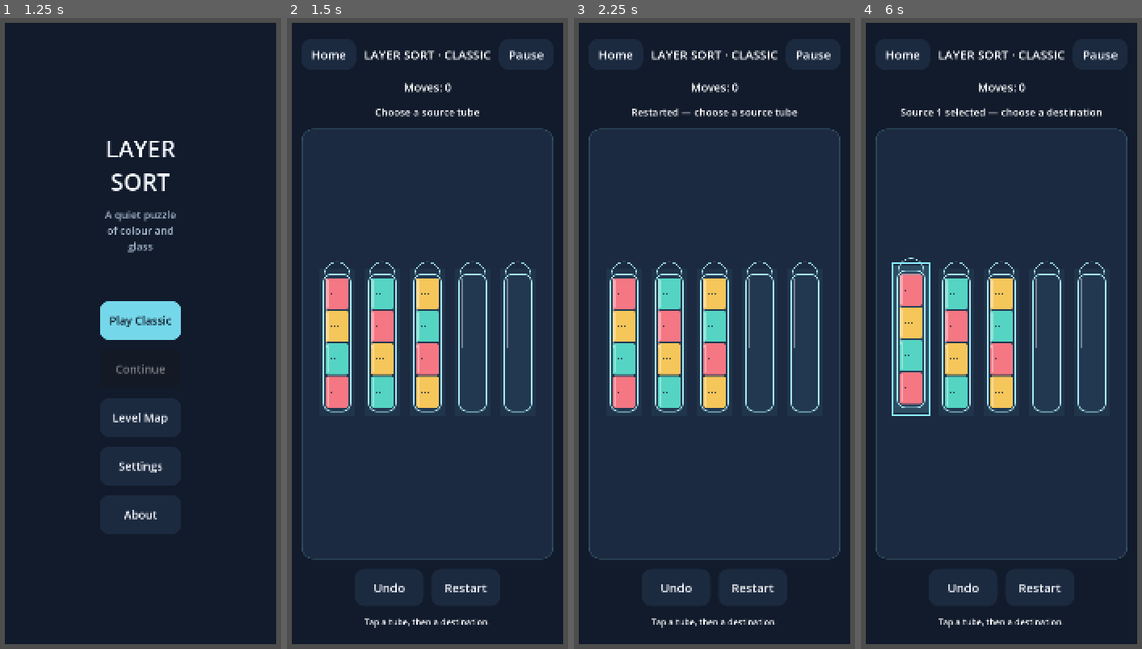
Above: before the commit, frames 1-4 (left to right).
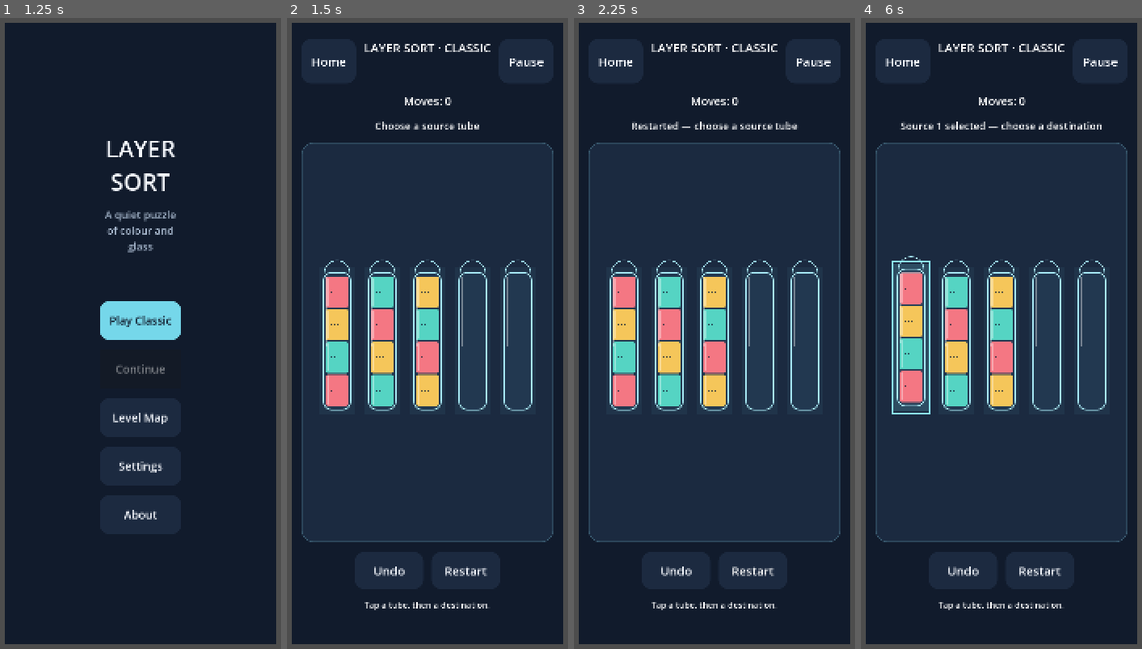
Above: after the commit, the same moments.

Repository: Yoseftext/layer-sort
Game: Godot game, scene res://scenes/navigation/root.tscn
Two runs of this game, one before a commit and one after it. Both use one fixed random seed, a clock stepped at 60 frames per second and the inputs below.
Inputs (mouse positions are in pixels of both pictures, inside the frame that each line leads up to):
- Up to frame 1 (1.25 s): tap Enter at 0.5 s; move the mouse to (205, 301) at 0.52 s; click (205, 301) at 0.67 s
- Up to frame 2 (1.5 s): click "Play Classic" at 1.25 s
- Up to frame 3 (2.25 s): click "Restart" at 2 s
- Up to frame 4 (6 s): click "Restart" at 2.75 s; click "Restart" at 3.5 s; click "Home" at 4.25 s; click "Play Classic" at 5 s; click (911, 346) at 5.77 s

Frame 1 is identical in both runs. In frame 2, 5.0% of the frame differs, in the area x 5-95%, y 4-97%; in frame 3, 5.3%; in frame 4, 5.6%.

Commit message:
Exclude generated render evidence from APK and reserve Arabic text space

Diff:
--- a/scripts/ui/classic_game.gd
+++ b/scripts/ui/classic_game.gd
@@ -75,6 +75,7 @@
 	header.add_child(home)
 	home.pressed.connect(func() -> void: home_requested.emit())
 	var title: Label = _make_label(UiText.get_text("game_title", language), 30)
+	title.custom_minimum_size.y = 110
 	title.size_flags_horizontal = Control.SIZE_EXPAND_FILL
 	header.add_child(title)
 	var pause: Button = _make_button(UiText.get_text("pause", language))
@@ -123,7 +124,9 @@
 	var restart: Button = _make_button(UiText.get_text("restart", language))
 	buttons.add_child(restart)
 	restart.pressed.connect(_on_restart)
-	layout.add_child(_make_label(UiText.get_text("game_help", language), 21))
+	var help: Label = _make_label(UiText.get_text("game_help", language), 21)
+	help.custom_minimum_size.y = 72
+	layout.add_child(help)
 	_trail = PourTrail.new()
 	_trail.set_anchors_and_offsets_preset(Control.PRESET_FULL_RECT)
 	add_child(_trail)
--- a/tests/visual/gameplay_visual_test.gd
+++ b/tests/visual/gameplay_visual_test.gd
@@ -74,6 +74,7 @@
 	if directory.is_empty():
 		return
 	DirAccess.make_dir_recursive_absolute(directory)
+	await create_timer(0.25).timeout
 	await process_frame
 	await process_frame
 	var output: String = directory.path_join(filename)
Not shown, changed: export_presets.cfg
